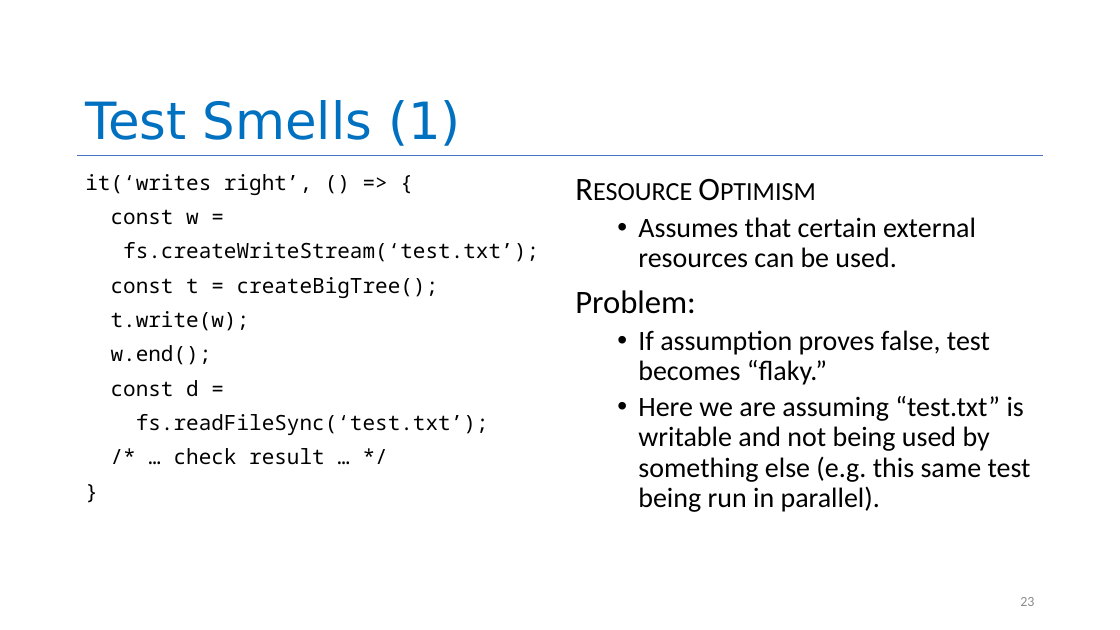
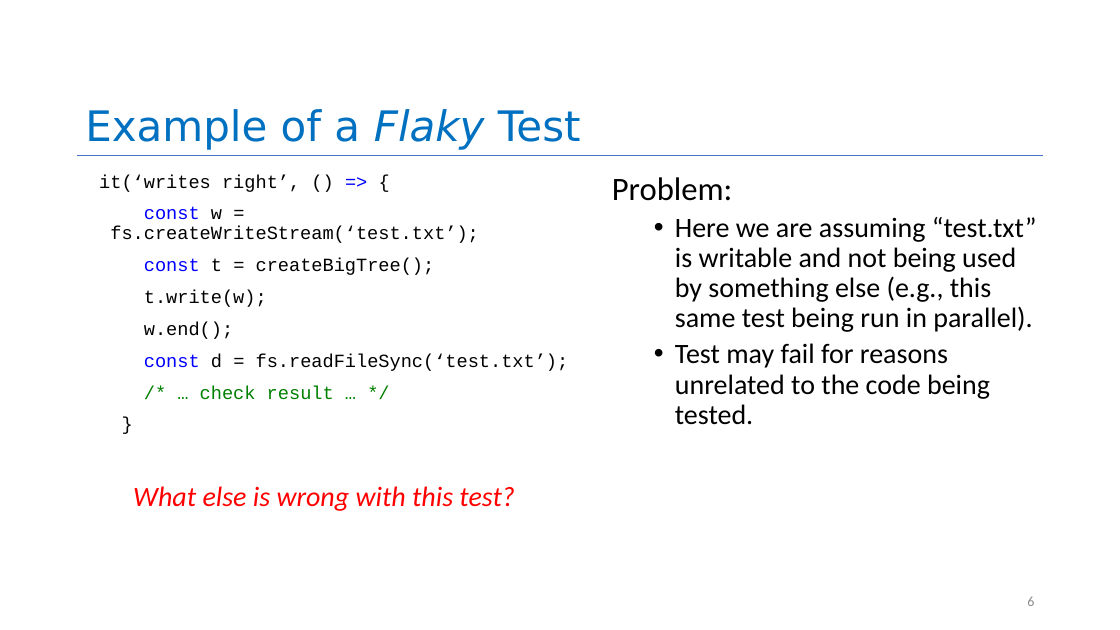
Before and after one commit to neu-se/CS4530-Spring-2022, a slide deck: slide 6 of Slides/Lesson 5.2 Evaluating Tests.pptx (slide 23 before the commit). Drawn at 1120x630 pixels with LibreOffice and Linux fonts; fonts in the diff are those of the drawing. Boxes give left, top, right and bottom in pixels: in the first picture for what was removed or moved away, otherwise in the second. Text is boxed around its words. In the diff, an @@ line names an element or a change of style, - is before the commit and + after.

```diff
--- a/Slides/Lesson 5.2 Evaluating Tests.pptx
+++ b/Slides/Lesson 5.2 Evaluating Tests.pptx
@@ title at bbox=[85, 109, 581, 150]: text changed; size 44 to 36 pt @@
-Test Smells (1)
+Example of a Flaky Test
@@ text "it(‘writes right’, () => {": place and size @@
-text "it(‘writes right’, () => {" at bbox=[85, 174, 539, 465]
+text "it(‘writes right’, () => {" at bbox=[99, 174, 569, 400]
@@ text at bbox=[99, 174, 435, 400]: size 18 to 16 pt, font Noto Sans Mono to Courier New in "it(‘writes right’, () => {", "const t = createBigTree();", "t.write(w);", "w.end();" and 2 more places; text colour #000000 to #0000FF in "=>", "const"; text colour #000000 to #008000 in "/* … check result … */" @@
@@ text "Problem:": place and size @@
-text "Problem:" at bbox=[575, 217, 1031, 512]
+text "Problem:" at bbox=[612, 177, 1037, 425]
@@ text at bbox=[110, 206, 479, 243]: text changed; size 18 to 16 pt; font Noto Sans Mono to Courier New @@
-const w =
-fs.createWriteStream(‘test.txt’);
+const w = fs.createWriteStream(‘test.txt’);
@@ text at bbox=[638, 217, 976, 268]: paragraphs removed @@
-Resource Optimism
-  • Assumes that certain external resources can be used.
@@ text at bbox=[675, 217, 1037, 425]: text changed @@
-  • If assumption proves false, test becomes “flaky.”
-  • Here we are assuming “test.txt” is writable and not being used by something else (e.g. this same test being run in parallel).
+  • Here we are assuming “test.txt” is writable and not being used by something else (e.g., this same test being run in parallel).
+  • Test may fail for reasons unrelated to the code being tested.
@@ text at bbox=[144, 354, 569, 371]: text changed; size 18 to 16 pt; font Noto Sans Mono to Courier New @@
-const d =
-fs.readFileSync(‘test.txt’);
+const d = fs.readFileSync(‘test.txt’);
@@ text added at bbox=[133, 486, 514, 511], 24 pt, text #FF0000, italic @@
+What else is wrong with this test?
@@ page number at bbox=[1027, 597, 1034, 606]: text changed @@
-23
+6
```
Also in this commit, not shown: 16 other slides changed, 14 slides added, 7 slides removed.
